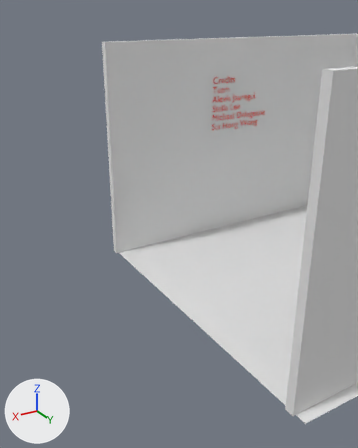
The Blender file Desi Y Ofelia/Assets/Final.blend as it was, and as the next commit left it.
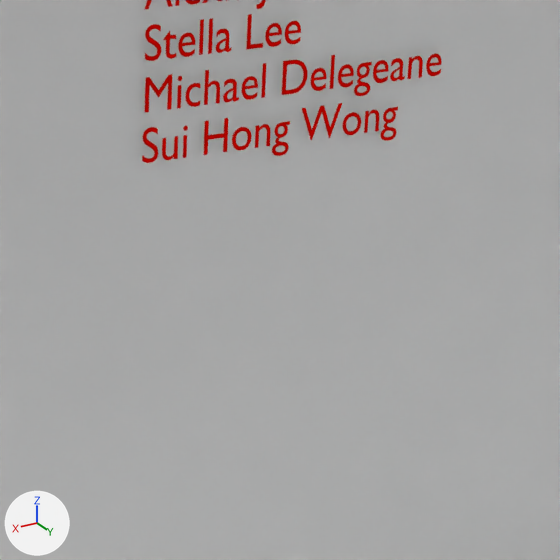
Each version appears first from a 50 mm lens placed at (15.3, 8.6, 6.73), pointed at (7.88, -3.78, 0.54), and next in a close-up on the part from 52% to 80% of the width and 23% to 45% of the height. The lights are fixed; the arrows at lower left show +X, +Y and +Z. Text is drawn in Blender's own font.

In view in the first close-up: 'Credits', 'Cube'.
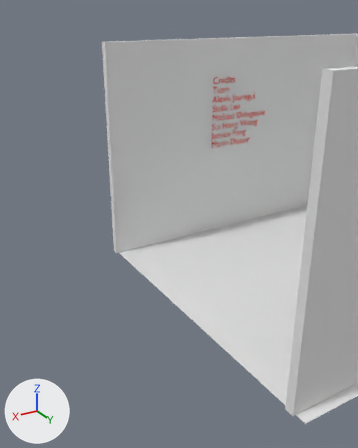
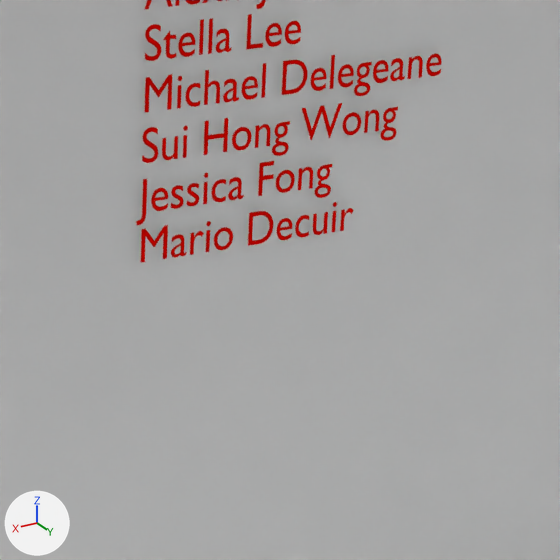
Location of each change, [x1, y1, x2, y2] in pixels of the close-ups (560 x 560 px):
'Credits', text changed: before [142, 0, 441, 163]; after [136, 0, 441, 262]

What the commit changed:
In text 'Credits.001' (txt_credits_001), body goes from 'Credits\nTeam\nAlexis Jauregui\nStella Lee\nMichael Delegeane \nSui Hong Wong\n\n' to 'Credits\nTeam\nAlexis Jauregui\nStella Lee\nMichael Delegeane \nSui Hong Wong\nJessica Fong\nMario Decuir\n'.
